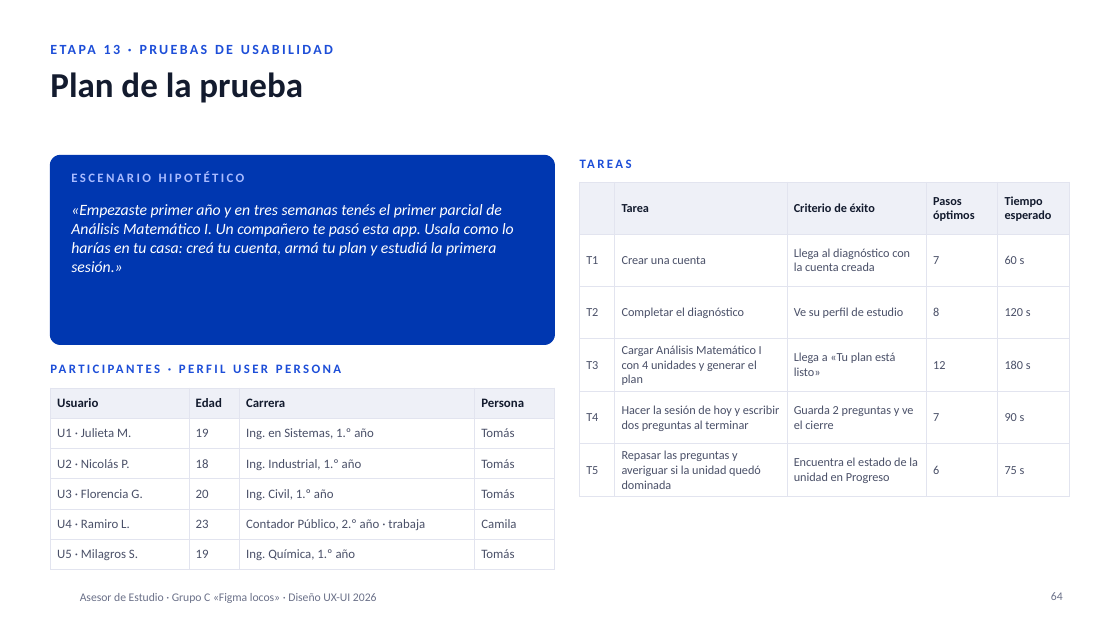
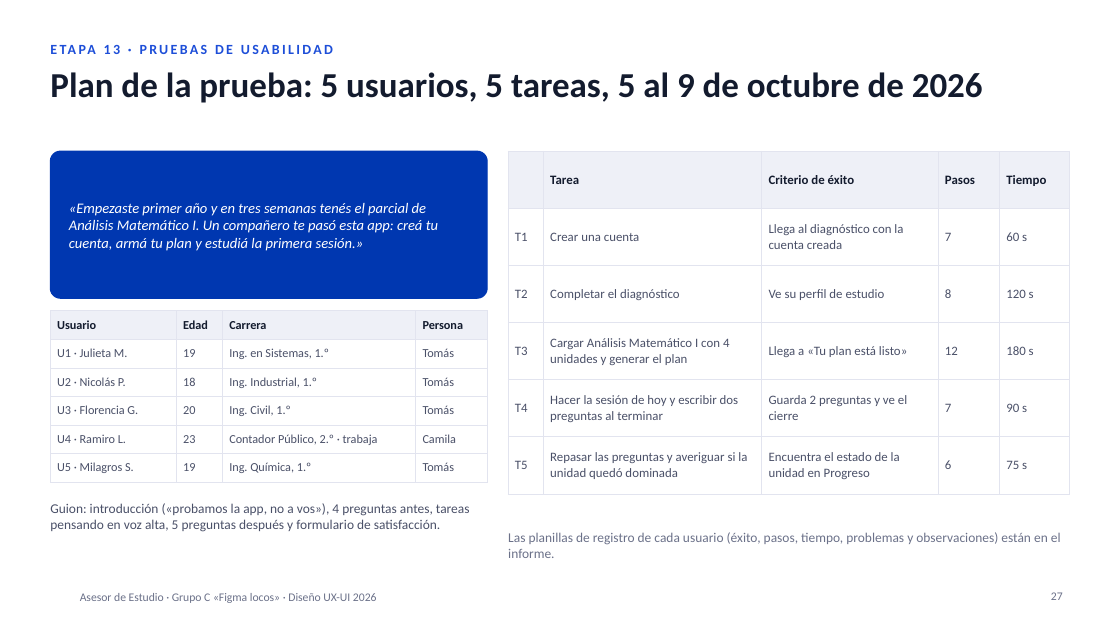
Before and after one commit to vichen12/ux-final, a slide deck: slide 27 of presentacion/GrupoC_AsesorDeEstudio_2026.pptx (slide 64 before the commit). Drawn at 1120x630 pixels with LibreOffice and Linux fonts; fonts in the diff are those of the drawing; background and template pictures are left out. Boxes give left, top, right and bottom in pixels: in the first picture for what was removed or moved away, otherwise in the second. Text is boxed around its words. In the diff, an @@ line names an element or a change of style, - is before the commit and + after.

```diff
--- a/presentacion/GrupoC_AsesorDeEstudio_2026.pptx
+++ b/presentacion/GrupoC_AsesorDeEstudio_2026.pptx
@@ title at bbox=[50, 72, 983, 103]: text changed @@
-Plan de la prueba
+Plan de la prueba: 5 usuarios, 5 tareas, 5 al 9 de octubre de 2026
@@ rounded rectangle: place and size @@
-rounded rectangle at bbox=[50, 155, 555, 344]
+rounded rectangle at bbox=[50, 151, 487, 298]
@@ rounded rectangle at bbox=[50, 151, 487, 298]: proportions changed @@
@@ text "«Empezaste primer año y en ..." at bbox=[69, 203, 438, 251]: vertical alignment top to middle @@
@@ text removed at bbox=[71, 171, 245, 182] @@
-ESCENARIO HIPOTÉTICO
@@ table at bbox=[508, 151, 1070, 483] @@
-row 1, column 4: Pasos óptimos
+row 1, column 4: Pasos
-row 1, column 5: Tiempo esperado
+row 1, column 5: Tiempo
@@ size 10.5 to 11 pt @@
@@ table: place and size @@
-table at bbox=[580, 182, 1070, 493]
+table at bbox=[508, 151, 1070, 483]
@@ text removed at bbox=[580, 155, 1000, 181] @@
-TAREAS
@@ text at bbox=[69, 203, 438, 251]: text changed; size 13.5 to 12.5 pt @@
-«Empezaste primer año y en tres semanas tenés el primer parcial de Análisis Matemático I. Un compañero te pasó esta app. Usala como lo harías en tu casa: creá tu cuenta, armá tu plan y estudiá la primera sesión.»
+«Empezaste primer año y en tres semanas tenés el parcial de Análisis Matemático I. Un compañero te pasó esta app: creá tu cuenta, armá tu plan y estudiá la primera sesión.»
@@ table at bbox=[50, 311, 487, 477] @@
-row 2, column 3: Ing. en Sistemas, 1.º año
+row 2, column 3: Ing. en Sistemas, 1.º
-row 3, column 3: Ing. Industrial, 1.º año
+row 3, column 3: Ing. Industrial, 1.º
-row 4, column 3: Ing. Civil, 1.º año
+row 4, column 3: Ing. Civil, 1.º
-row 5, column 3: Contador Público, 2.º año · trabaja
+row 5, column 3: Contador Público, 2.º · trabaja
-row 6, column 3: Ing. Química, 1.º año
+row 6, column 3: Ing. Química, 1.º
@@ size 11 to 10.5 pt in "Usuario", "Edad", "Carrera", "Persona" and 15 more places @@
@@ table: place and size @@
-table at bbox=[50, 388, 555, 564]
+table at bbox=[50, 311, 487, 477]
@@ text removed at bbox=[50, 361, 555, 386] @@
-PARTICIPANTES · PERFIL USER PERSONA
@@ text added at bbox=[50, 503, 470, 532], 11.5 pt, text #4A5068 @@
+Guion: introducción («probamos la app, no a vos»), 4 preguntas antes, tareas pensando en voz alta, 5 preguntas después y formulario de satisfacción.
@@ text added at bbox=[508, 532, 1061, 558], 11.5 pt, text #6B7189 @@
+Las planillas de registro de cada usuario (éxito, pasos, tiempo, problemas y observaciones) están en el informe.
@@ page number at bbox=[1051, 592, 1063, 600]: text changed @@
-64
+27
```
Also in this commit, not shown: 13 other slides changed, 11 slides added, 59 slides removed, 2 other files.
